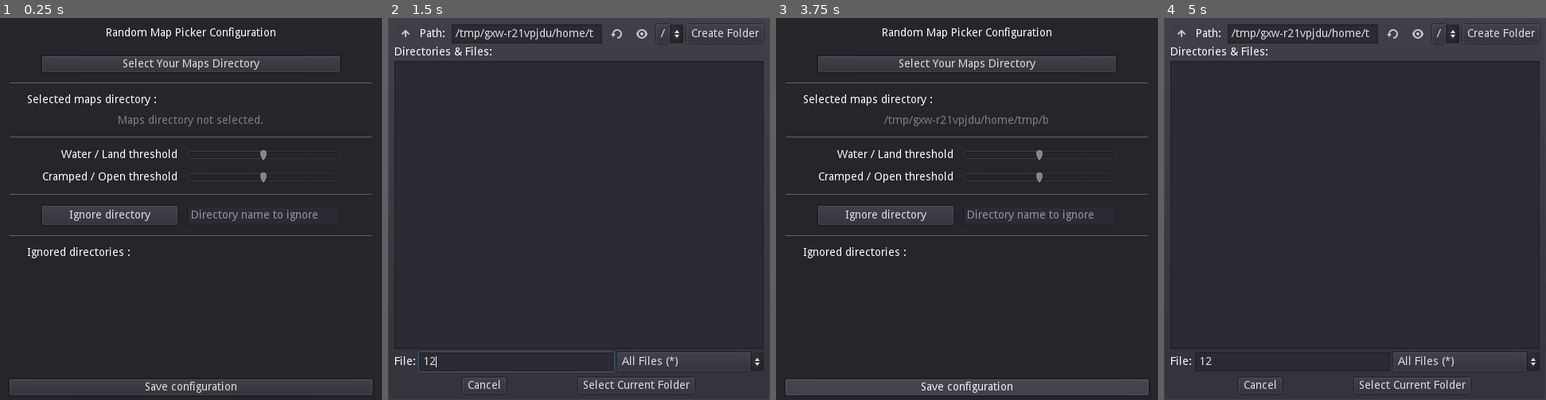
Above: before the commit, frames 1-4 (left to right).
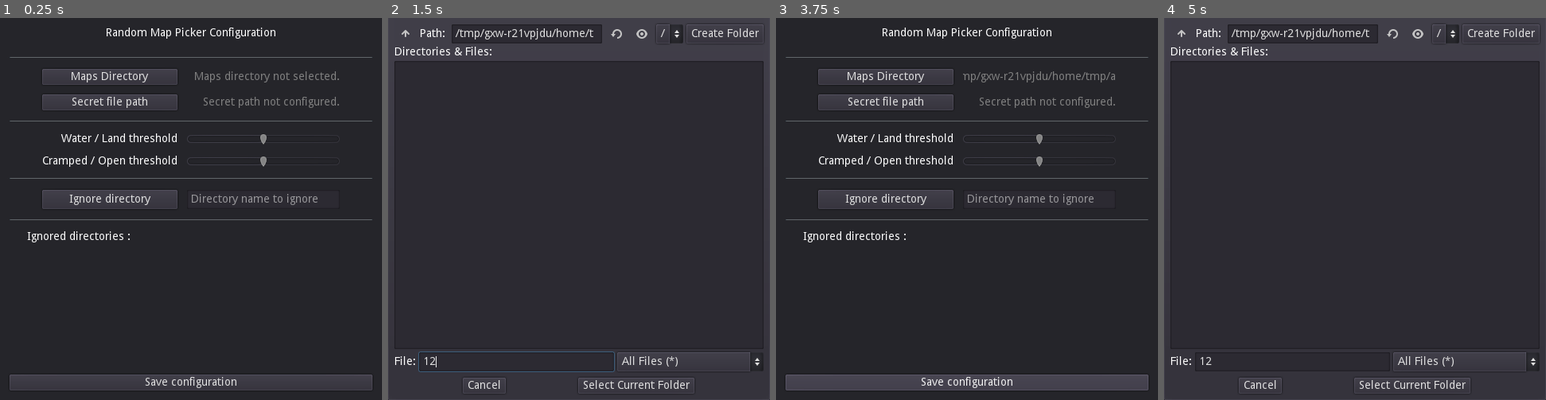
Above: after the commit, the same moments.

Repository: gmarais/Warcraft_II_Map_Picker
Game: Godot game, scene res://scenes/main.tscn
Two runs of this game, one before a commit and one after it. Both use one fixed random seed, a clock stepped at 60 frames per second and the inputs below.
Inputs (mouse positions are in pixels of both pictures, inside the frame that each line leads up to):
- Up to frame 1 (0.25 s): no input
- Up to frame 2 (1.5 s): click "Select Your Maps Directory" (after the commit: "Maps Directory") at 0.5 s; click (517, 361) at 1.27 s; type "12" at 1.35 s
- Up to frame 3 (3.75 s): click "Ignore directory" at 2 s; click (886, 102) at 2.75 s, where only the run after the commit has a clickable "Secret file path"; click "Save configuration" at 3.5 s
- Up to frame 4 (5 s): click "Select Your Maps Directory" (after the commit: "Maps Directory") at 4.25 s

The runs differ from the first frame. In frame 1, 13% of the frame differs, in the area x 2-98%, y 10-99%; in frame 2, nothing differs; in frame 3, 14%; in frame 4, nothing differs.

Commit message:
Added option to choose the secret filename and path

Diff:
--- a/scenes/main.tscn
+++ b/scenes/main.tscn
@@ -57,54 +57,72 @@
 text = "Random Map Picker Configuration"
 align = 1
 
-[node name="MapsDirectorySelectButton" type="Button" parent="UI/PanelConfigure/VBoxContainer"]
-margin_left = 41.0
-margin_top = 36.0
-margin_right = 415.0
-margin_bottom = 56.0
-rect_min_size = Vector2( 374, 0 )
-size_flags_horizontal = 4
-text = "Select Your Maps Directory"
-
 [node name="HSeparator" type="HSeparator" parent="UI/PanelConfigure/VBoxContainer"]
 modulate = Color( 1, 1, 1, 0.501961 )
-margin_top = 68.0
-margin_right = 456.0
-margin_bottom = 72.0
-
-[node name="Label" type="Label" parent="UI/PanelConfigure/VBoxContainer"]
-margin_left = 22.0
-margin_top = 84.0
-margin_right = 434.0
-margin_bottom = 98.0
-rect_min_size = Vector2( 412, 0 )
-size_flags_horizontal = 4
-text = "Selected maps directory :"
+margin_top = 36.0
+margin_right = 456.0
+margin_bottom = 40.0
+
+[node name="FilesGridContainer" type="GridContainer" parent="UI/PanelConfigure/VBoxContainer"]
+margin_left = 41.0
+margin_top = 52.0
+margin_right = 415.0
+margin_bottom = 104.0
+size_flags_horizontal = 4
+custom_constants/vseparation = 12
+custom_constants/hseparation = 12
+columns = 2
+
+[node name="MapsDirectorySelectButton" type="Button" parent="UI/PanelConfigure/VBoxContainer/FilesGridContainer"]
+margin_right = 170.0
+margin_bottom = 20.0
+rect_min_size = Vector2( 170, 0 )
+size_flags_horizontal = 4
+text = "Maps Directory"
+
+[node name="CurrentMapsDirectoryLabel" type="Label" parent="UI/PanelConfigure/VBoxContainer/FilesGridContainer"]
+unique_name_in_owner = true
+margin_left = 182.0
+margin_top = 3.0
+margin_right = 374.0
+margin_bottom = 17.0
+rect_min_size = Vector2( 192, 0 )
+size_flags_horizontal = 4
+custom_colors/font_color = Color( 0.501961, 0.501961, 0.501961, 1 )
+align = 2
 clip_text = true
 
-[node name="CurrentMapsDirectoryLabel" type="Label" parent="UI/PanelConfigure/VBoxContainer"]
-unique_name_in_owner = true
-margin_left = 22.0
-margin_top = 110.0
-margin_right = 434.0
-margin_bottom = 124.0
-rect_min_size = Vector2( 412, 0 )
+[node name="ChangeSecretFilePathButton" type="Button" parent="UI/PanelConfigure/VBoxContainer/FilesGridContainer"]
+margin_top = 32.0
+margin_right = 170.0
+margin_bottom = 52.0
+rect_min_size = Vector2( 170, 0 )
+size_flags_horizontal = 4
+text = "Secret file path"
+
+[node name="CurrentSecretFilePathLabel" type="Label" parent="UI/PanelConfigure/VBoxContainer/FilesGridContainer"]
+unique_name_in_owner = true
+margin_left = 182.0
+margin_top = 35.0
+margin_right = 374.0
+margin_bottom = 49.0
+rect_min_size = Vector2( 192, 0 )
 size_flags_horizontal = 4
 custom_colors/font_color = Color( 0.501961, 0.501961, 0.501961, 1 )
-align = 1
+align = 2
 clip_text = true
 
 [node name="HSeparator2" type="HSeparator" parent="UI/PanelConfigure/VBoxContainer"]
 modulate = Color( 1, 1, 1, 0.501961 )
-margin_top = 136.0
-margin_right = 456.0
-margin_bottom = 140.0
+margin_top = 116.0
+margin_right = 456.0
+margin_bottom = 120.0
 
 [node name="GridContainer" type="GridContainer" parent="UI/PanelConfigure/VBoxContainer"]
 margin_left = 41.0
-margin_top = 152.0
+margin_top = 132.0
 margin_right = 415.0
-margin_bottom = 196.0
+margin_bottom = 176.0
 size_flags_horizontal = 4
 size_flags_vertical = 8
 custom_constants/vseparation = 12
@@ -148,15 +166,15 @@
 
 [node name="HSeparator3" type="HSeparator" parent="UI/PanelConfigure/VBoxContainer"]
 modulate = Color( 1, 1, 1, 0.501961 )
-margin_top = 208.0
-margin_right = 456.0
-margin_bottom = 212.0
+margin_top = 188.0
+margin_right = 456.0
+margin_bottom = 192.0
 
 [node name="GridContainer2" type="GridContainer" parent="UI/PanelConfigure/VBoxContainer"]
 margin_left = 41.0
-margin_top = 224.0
+margin_top = 204.0
 margin_right = 415.0
-margin_bottom = 248.0
+margin_bottom = 228.0
 size_flags_horizontal = 4
 custom_constants/vseparation = 12
 custom_constants/hseparation = 12
@@ -178,15 +196,15 @@
 
 [node name="HSeparator4" type="HSeparator" parent="UI/PanelConfigure/VBoxContainer"]
 modulate = Color( 1, 1, 1, 0.501961 )
-margin_top = 260.0
-margin_right = 456.0
-margin_bottom = 264.0
+margin_top = 240.0
+margin_right = 456.0
+margin_bottom = 244.0
 
 [node name="Label2" type="Label" parent="UI/PanelConfigure/VBoxContainer"]
 margin_left = 22.0
-margin_top = 276.0
+margin_top = 256.0
 margin_right = 434.0
-margin_bottom = 290.0
+margin_bottom = 270.0
 rect_min_size = Vector2( 412, 0 )
 size_flags_horizontal = 4
 text = "Ignored directories :"
@@ -195,18 +213,18 @@
 [node name="IgnoredDirectoriesFlowContainer" type="HFlowContainer" parent="UI/PanelConfigure/VBoxContainer"]
 unique_name_in_owner = true
 margin_left = 18.0
-margin_top = 302.0
+margin_top = 282.0
 margin_right = 438.0
-margin_bottom = 430.0
+margin_bottom = 424.0
 rect_min_size = Vector2( 420, 128 )
 size_flags_horizontal = 4
 size_flags_vertical = 3
 
 [node name="SaveConfigurationButton" type="Button" parent="UI/PanelConfigure/VBoxContainer"]
 unique_name_in_owner = true
-margin_top = 442.0
-margin_right = 456.0
-margin_bottom = 462.0
+margin_top = 436.0
+margin_right = 456.0
+margin_bottom = 456.0
 text = "Save configuration"
 
 [node name="FileExplorerDialog" type="FileDialog" parent="UI/PanelConfigure"]
@@ -226,6 +244,7 @@
 access = 2
 
 [node name="PanelLoading" type="Panel" parent="UI"]
+visible = false
 anchor_right = 1.0
 anchor_bottom = 1.0
 
@@ -272,6 +291,7 @@
 align = 1
 
 [node name="PanelMapPicker" type="Panel" parent="UI"]
+visible = false
 anchor_right = 1.0
 anchor_bottom = 1.0
 
@@ -613,12 +633,13 @@
 margin_bottom = 456.0
 text = "Pick Next Map"
 
-[connection signal="pressed" from="UI/PanelConfigure/VBoxContainer/MapsDirectorySelectButton" to="." method="_on_select_maps_directory_button_pressed"]
+[connection signal="pressed" from="UI/PanelConfigure/VBoxContainer/FilesGridContainer/MapsDirectorySelectButton" to="." method="_on_select_maps_directory_button_pressed"]
+[connection signal="pressed" from="UI/PanelConfigure/VBoxContainer/FilesGridContainer/ChangeSecretFilePathButton" to="." method="_on_select_secret_file_path_button_pressed"]
 [connection signal="drag_ended" from="UI/PanelConfigure/VBoxContainer/GridContainer/WaterLandThresholdSlider" to="." method="_on_water_land_threshold_slider_drag_ended"]
 [connection signal="drag_ended" from="UI/PanelConfigure/VBoxContainer/GridContainer/CrampedOpenThresholdSlider" to="." method="_on_cramped_open_threshold_slider_drag_ended"]
 [connection signal="pressed" from="UI/PanelConfigure/VBoxContainer/GridContainer2/IgnoreDirectoryButton" to="." method="_on_ignore_directory_button_pressed"]
+[connection signal="text_entered" from="UI/PanelConfigure/VBoxContainer/GridContainer2/DirectoryToIgnoreLineEdit" to="." method="_on_ignore_directory_entered"]
 [connection signal="button_up" from="UI/PanelConfigure/VBoxContainer/SaveConfigurationButton" to="." method="_on_save_configuration_button_up"]
-[connection signal="dir_selected" from="UI/PanelConfigure/FileExplorerDialog" to="." method="_on_file_explorer_maps_dir_selected"]
 [connection signal="toggled" from="UI/PanelMapPicker/MapPicker/GridContainer/VBoxContainer/HBoxContainer/AllowRestrictionsCheckButton" to="." method="_on_allow_restrictions_check_button_toggled"]
 [connection signal="toggled" from="UI/PanelMapPicker/MapPicker/GridContainer/VBoxContainer/HBoxContainer2/AllowComputersCheckButton" to="." method="_on_allow_computer_check_button_toggled"]
 [connection signal="toggled" from="UI/PanelMapPicker/MapPicker/GridContainer/VBoxContainer/HBoxContainer3/AllowRescuesCheckButton" to="." method="_on_allow_rescues_check_button_toggled"]
--- a/scripts/main.gd
+++ b/scripts/main.gd
@@ -13,7 +13,6 @@
 extends Node
 
 
-const SECRET_MAP_FILENAME = "RMP_Secret.pud"
 const SECRET_MAP_DESCRIPTION = "A random mysterious map."
 const LIGHT_TEXT_REGIONS_OFF = Rect2(0,0,16,16)
 const LIGHT_TEXT_REGIONS_ON = Rect2(16,0,16,16)
@@ -176,6 +175,7 @@
 	$"%WaterLandThresholdSlider".value = self.configuration.water_land_treshold
 	$"%CrampedOpenThresholdSlider".value = self.configuration.cramped_open_treshold
 	$"%CurrentMapsDirectoryLabel".text = self.configuration.root_maps_directory_path
+	$"%CurrentSecretFilePathLabel".text = self.configuration.secret_file_path
 	$"%FileExplorerDialog".current_dir = self.configuration.root_maps_directory_path
 	for c in $"%IgnoredDirectoriesFlowContainer".get_children():
 		c.queue_free()
@@ -312,11 +312,13 @@
 		$"%PickedMapPathLabel".text = random_map.pud_file_path.substr(self.maps_dir.get_current_dir().length())
 	else:
 		$"%Minimap".texture = load("res://images/secret_minimap_background.png")
-		$"%MapName".text = SECRET_MAP_FILENAME
+		$"%MapName".text = self.configuration.secret_file_path.get_file()
 		$"%Description".text = SECRET_MAP_DESCRIPTION
+		if self.configuration.secret_file_path == self.configuration.SECRET_MAP_DEFAULT_FILENAME:
+			return
 		var secret_pud = PUD.new()
-		secret_pud.pud_filename = SECRET_MAP_FILENAME
-		secret_pud.pud_file_path = self.maps_dir.get_current_dir() + "/" + SECRET_MAP_FILENAME
+		secret_pud.pud_filename = self.configuration.secret_file_path.get_file()
+		secret_pud.pud_file_path = self.configuration.secret_file_path
 		var err = self.maps_dir.copy(random_map.pud_file_path, secret_pud.pud_file_path)
 		if err != OK:
 			printerr("Error while copying secret map file.")
@@ -330,8 +332,26 @@
 	self.save_configuration()
 
 
+func _on_select_secret_file_path_button_pressed():
+	$"%FileExplorerDialog".mode = FileDialog.MODE_SAVE_FILE
+	$"%FileExplorerDialog".filters = ["*.pud"]
+	if !$"%FileExplorerDialog".is_connected("file_selected", self, "_on_file_explorer_secret_file_selected"):
+# warning-ignore:return_value_discarded
+		$"%FileExplorerDialog".connect("file_selected", self, "_on_file_explorer_secret_file_selected", [], CONNECT_ONESHOT)
+	$"%FileExplorerDialog".show()
+
+
+func _on_file_explorer_secret_file_selected(filepath):
+	self.configuration.secret_file_path = filepath
+	$"%CurrentSecretFilePathLabel".text = filepath
+
+
 func _on_select_maps_directory_button_pressed():
-	$UI/PanelConfigure/FileExplorerDialog.show()
+	$"%FileExplorerDialog".mode = FileDialog.MODE_OPEN_DIR
+	if !$"%FileExplorerDialog".is_connected("dir_selected", self, "_on_file_explorer_maps_dir_selected"):
+# warning-ignore:return_value_discarded
+		$"%FileExplorerDialog".connect("dir_selected", self, "_on_file_explorer_maps_dir_selected", [], CONNECT_ONESHOT)
+	$"%FileExplorerDialog".show()
 
 
 func _on_file_explorer_maps_dir_selected(dir):
@@ -350,8 +370,7 @@
 		self.configuration.cramped_open_treshold = $"%CrampedOpenThresholdSlider".value
 
 
-func _on_ignore_directory_button_pressed():
-	var directory_to_ignore:String = $"%DirectoryToIgnoreLineEdit".text
+func _on_ignore_directory_entered(directory_to_ignore):
 	$"%DirectoryToIgnoreLineEdit".text = ""
 	if directory_to_ignore == "" or self.configuration.ignored_directory_names.has(directory_to_ignore):
 		printerr("Empty directory name or directory is already ignored.")
@@ -362,6 +381,11 @@
 	add_ignored_directory_checkbox(directory_to_ignore)
 
 
+func _on_ignore_directory_button_pressed():
+	var directory_to_ignore:String = $"%DirectoryToIgnoreLineEdit".text
+	_on_ignore_directory_entered(directory_to_ignore)
+
+
 func _on_ignored_directory_checkbox_pressed(pressed_checkbox:CheckBox):
 	var directory_to_remove = pressed_checkbox.text
 	pressed_checkbox.queue_free()
--- a/scripts/random_map_picker_configuration.gd
+++ b/scripts/random_map_picker_configuration.gd
@@ -13,10 +13,13 @@
 extends Node
 
 const CONFIG_FILE_PATH = "res://config.cfg"
+const SECRET_MAP_DEFAULT_FILENAME = "Secret path not configured."
+const MAP_DIRECTORY_DEFAULT_PATH = "Maps directory not selected."
 
 var _config_file = ConfigFile.new()
 
-var root_maps_directory_path:String = "Maps directory not selected." setget set_root_maps_directory_path
+var secret_file_path:String = SECRET_MAP_DEFAULT_FILENAME
+var root_maps_directory_path:String = MAP_DIRECTORY_DEFAULT_PATH setget set_root_maps_directory_path
 var ignored_directory_names:PoolStringArray = PoolStringArray() setget set_ignored_directory_names
 var water_land_treshold:float = 0.5
 var cramped_open_treshold:float = 0.5
@@ -38,6 +41,7 @@
 	if err == OK:
 		self.root_maps_directory_path = self._config_file.get_value("Directories", "root_maps_directory_path")
 		self.ignored_directory_names = self._config_file.get_value("Directories", "ignored_directory_names")
+		self.secret_file_path = self._config_file.get_value("Directories", "secret_file_path")
 		self.water_land_treshold = self._config_file.get_value("Thresholds", "water_land_treshold")
 		self.cramped_open_treshold = self._config_file.get_value("Thresholds", "cramped_open_treshold")
 		self.directories_config_changed = true
@@ -49,5 +53,6 @@
 	self._config_file.set_value("Directories", "ignored_directory_names", self.ignored_directory_names)
 	self._config_file.set_value("Thresholds", "water_land_treshold", self.water_land_treshold)
 	self._config_file.set_value("Thresholds", "cramped_open_treshold", self.cramped_open_treshold)
+	self._config_file.set_value("Directories", "secret_file_path", self.secret_file_path)
 	var err = self._config_file.save(CONFIG_FILE_PATH)
 	return err
Not shown, changed: .gitignore
